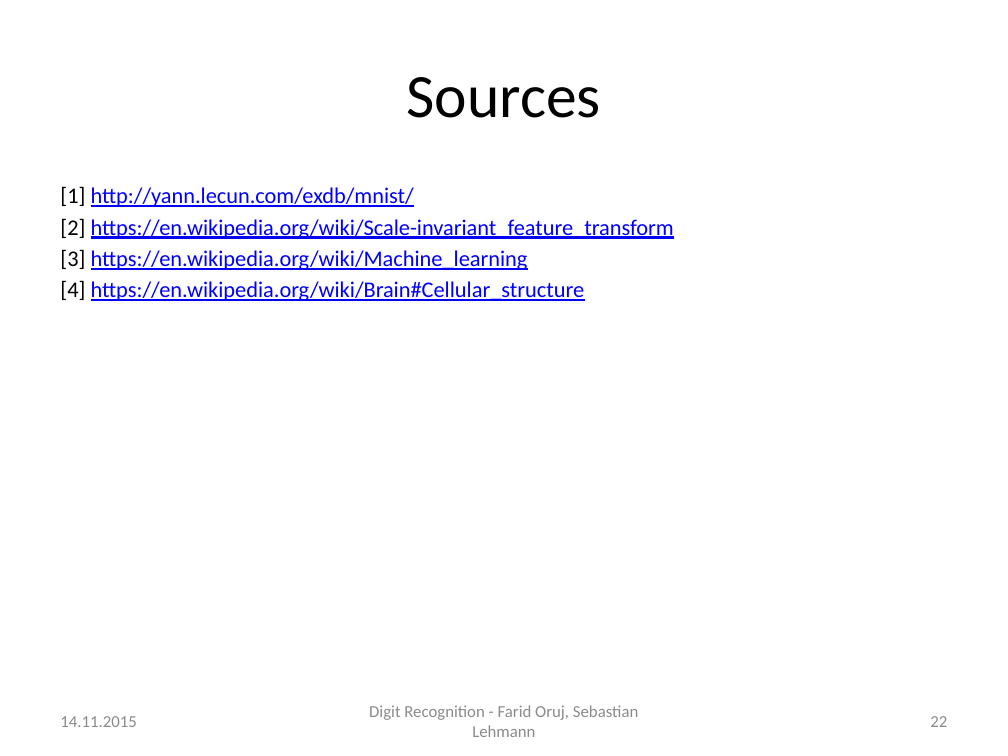
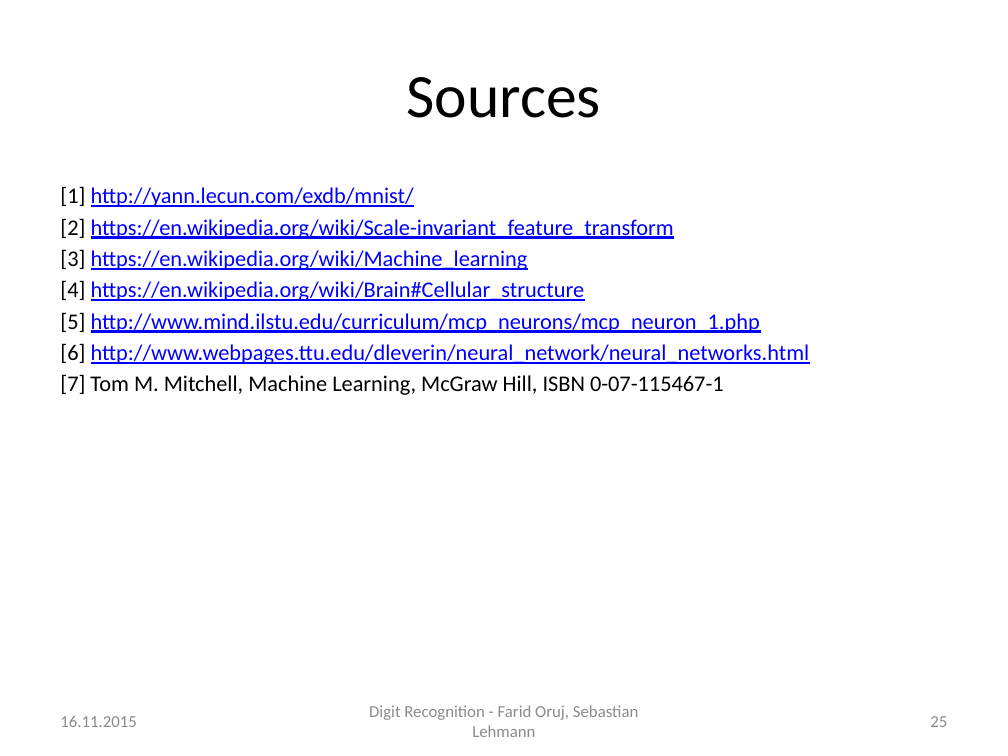
Before and after one commit to SebLeh/digit_recognition, a slide deck: slide 25 of presentation/code-presentation.pptx (slide 22 before the commit). Drawn at 1008x756 pixels with LibreOffice and Linux fonts; fonts in the diff are those of the drawing. Boxes give left, top, right and bottom in pixels: in the first picture for what was removed or moved away, otherwise in the second. Text is boxed around its words. In the diff, an @@ line names an element or a change of style, - is before the commit and + after.

```diff
--- a/presentation/code-presentation.pptx
+++ b/presentation/code-presentation.pptx
@@ text at [60, 312, 810, 395]: paragraphs added @@
+[5] http://www.mind.ilstu.edu/curriculum/mcp_neurons/mcp_neuron_1.php
+[6] http://www.webpages.ttu.edu/dleverin/neural_network/neural_networks.html
+[7] Tom M. Mitchell, Machine Learning, McGraw Hill, ISBN 0-07-115467-1
@@ text at [60, 716, 136, 727]: text changed @@
-14.11.2015
+16.11.2015
@@ page number at [930, 716, 947, 727]: text changed @@
-22
+25
```
Also in this commit, not shown: 20 other slides changed, 4 slides added, 1 slide removed, 4 other files.
